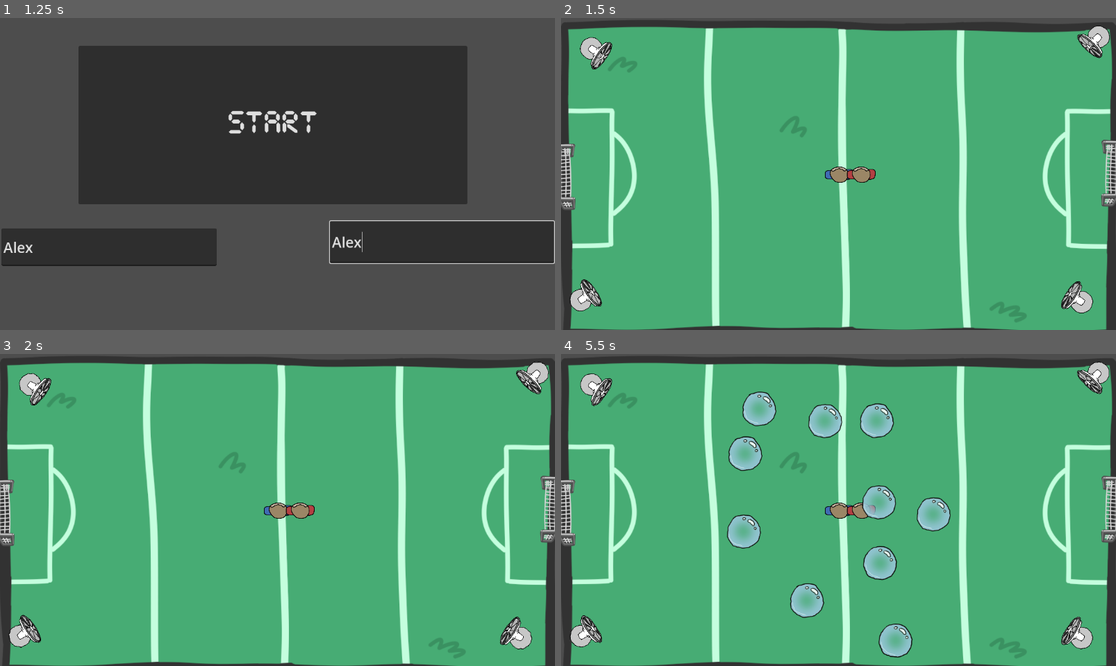
Above: before the commit, frames 1-4 (two rows, left to right).
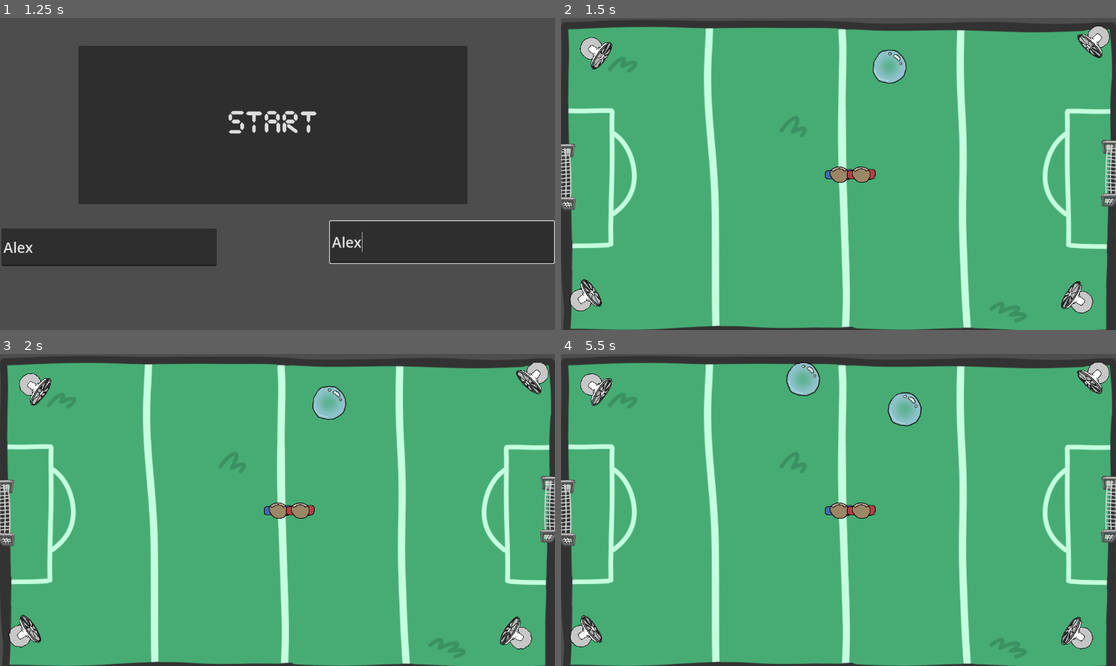
Above: after the commit, the same moments.

Repository: Calandir/ggj-2025
Game: Godot game, scene res://Scenes/menu.tscn
Same seed, same stepped clock (60 frames per second), same inputs: the game is played once before the commit and once after it.
Inputs (mouse positions are in pixels of both pictures, inside the frame that each line leads up to):
- Up to frame 1 (1.25 s): click (111, 245) at 0.52 s; type "Alex" at 0.6 s; click (444, 242) at 0.75 s; type "Alex" at 0.83 s
- Up to frame 2 (1.5 s): click "START" at 1.25 s
- Up to frame 3 (2 s): no input
- Up to frame 4 (5.5 s): tap R (p0_spawn_bubble) at 2.1, 3.05, 3.6, 4.55, 5.1 s; tap . (p1_spawn_bubble) at 2.3, 2.85, 3.8, 4.35, 5.3 s

Frame 1 is identical in both runs. In frame 2, 0.5% of the frame differs, in the area x 56-63%, y 10-22%; in frame 3, 0.5%; in frame 4, 6.4%, in the area x 29-71%, y 2-98%.

Commit message:
Auto spawn bubbles has random range

Diff:
--- a/Scenes/bubble_spawner.tscn
+++ b/Scenes/bubble_spawner.tscn
@@ -2,8 +2,10 @@
 
 [ext_resource type="Script" path="res://Scripts/bubble_spawner.gd" id="1_f1pxg"]
 
-[node name="BubbleSpawner" type="Node2D" node_paths=PackedStringArray("_p0_spawn_topleft", "_p0_spawn_bottomRight", "_p1_spawn_topleft", "_p1_spawn_bottomRight")]
+[node name="BubbleSpawner" type="Node2D" node_paths=PackedStringArray("_auto_spawn_topleft", "_auto_spawn_bottomRight", "_p0_spawn_topleft", "_p0_spawn_bottomRight", "_p1_spawn_topleft", "_p1_spawn_bottomRight")]
 script = ExtResource("1_f1pxg")
+_auto_spawn_topleft = NodePath("auto_topleft")
+_auto_spawn_bottomRight = NodePath("auto_bottomright")
 _p0_spawn_topleft = NodePath("p0_topleft")
 _p0_spawn_bottomRight = NodePath("p0_bottomright")
 _p1_spawn_topleft = NodePath("p1_topleft")
@@ -20,3 +22,9 @@
 
 [node name="p1_bottomright" type="Node2D" parent="."]
 position = Vector2(413, 491)
+
+[node name="auto_topleft" type="Node2D" parent="."]
+position = Vector2(-128, -459)
+
+[node name="auto_bottomright" type="Node2D" parent="."]
+position = Vector2(191, 491)
--- a/Scripts/bubble_spawner.gd
+++ b/Scripts/bubble_spawner.gd
@@ -1,10 +1,13 @@
 extends Node
 
-const USE_AUTO_SPAWN: bool = false
-const USE_MANUAL_SPAWN: bool = true
+const USE_AUTO_SPAWN: bool = true
+const USE_MANUAL_SPAWN: bool = false
 
 const TIME_BETWEEN_BUBBLES: float = 3.0
 var _time_until_next_bubble: float = 0.0
+
+@export var _auto_spawn_topleft: Node2D
+@export var _auto_spawn_bottomRight: Node2D
 
 @export var _p0_spawn_topleft: Node2D
 @export var _p0_spawn_bottomRight: Node2D
@@ -31,15 +34,15 @@
 		return
 
 	_time_until_next_bubble += TIME_BETWEEN_BUBBLES
-	get_tree().root.add_child(bubble_scene.instantiate())
+	_spawn_bubble_in_area(_auto_spawn_topleft, _auto_spawn_bottomRight)
 
 func _process_manual_spawn():
 	if Input.is_action_just_pressed("p0_spawn_bubble"):
-		_spawn_bubble_on_side(_p0_spawn_topleft, _p0_spawn_bottomRight)
+		_spawn_bubble_in_area(_p0_spawn_topleft, _p0_spawn_bottomRight)
 	if Input.is_action_just_pressed("p1_spawn_bubble"):
-		_spawn_bubble_on_side(_p1_spawn_topleft, _p1_spawn_bottomRight)
+		_spawn_bubble_in_area(_p1_spawn_topleft, _p1_spawn_bottomRight)
 
-func _spawn_bubble_on_side(topleft_corner: Node2D, bottomright_corner: Node2D):
+func _spawn_bubble_in_area(topleft_corner: Node2D, bottomright_corner: Node2D):
 	var spawn_point = Vector2(randf_range(topleft_corner.position.x, bottomright_corner.position.x), randf_range(topleft_corner.position.y, bottomright_corner.position.y))
 
 	var new_bubble: Node2D = bubble_scene.instantiate()
